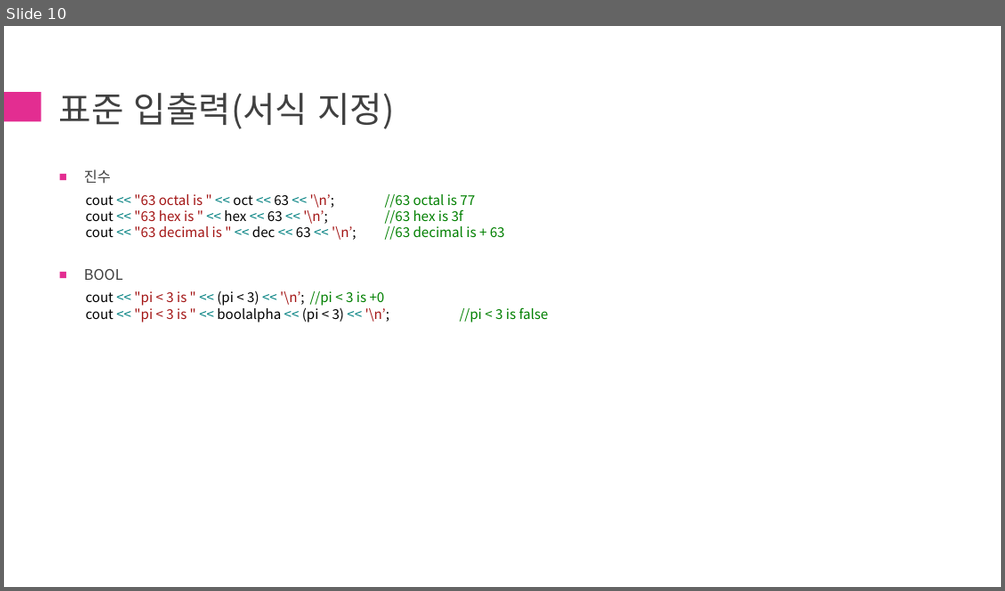
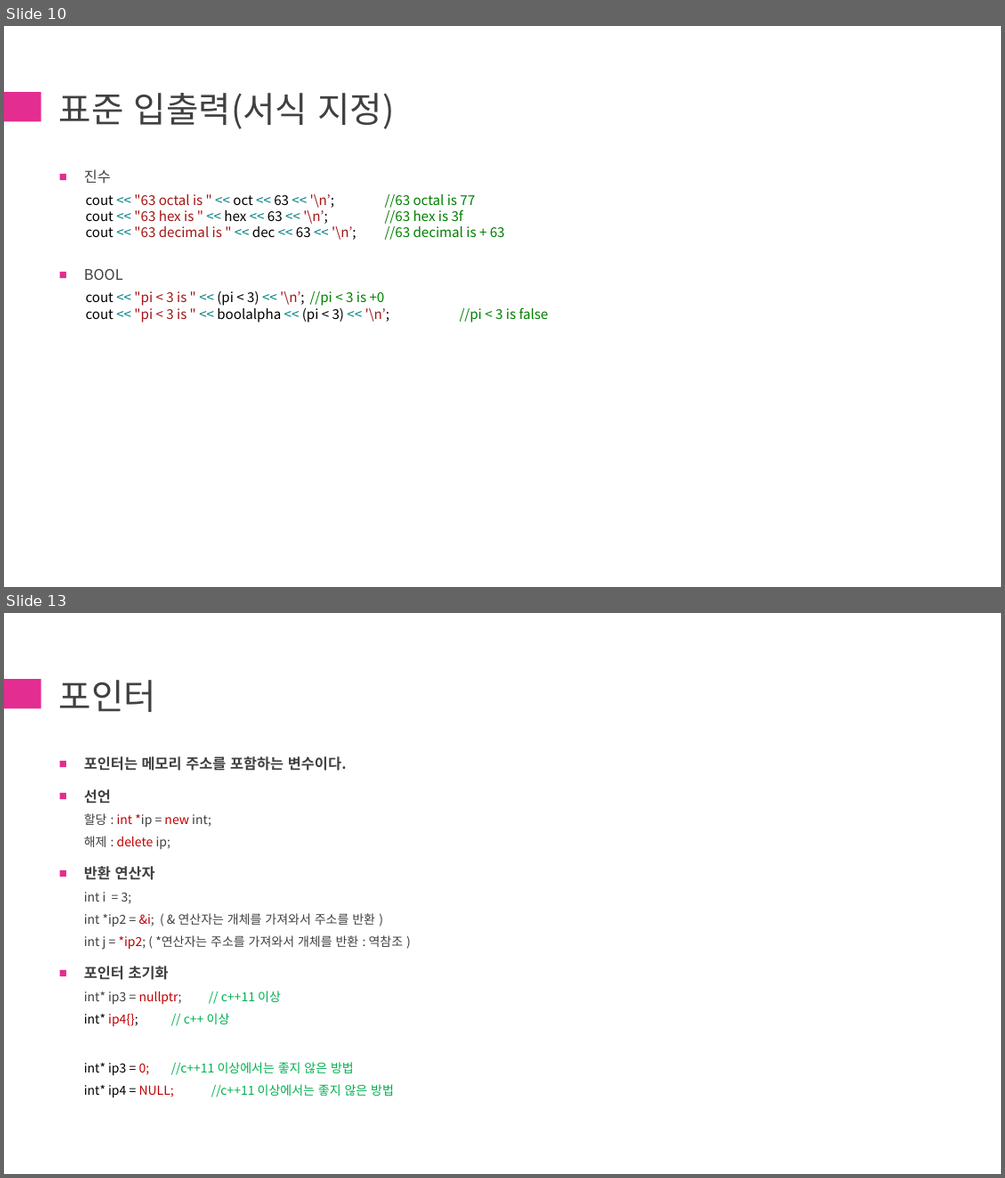
Before and after one commit to chaehanbyul/ModernCpp, a slide deck: 1st/[ModernCpp]1st.pptx. Shown one above the other, each under a label of ours: slide 10 before the commit, slides 10 and 13 after it; the slides between them are not shown. The pictures are 1005x591 and 1005x1178 pixels, drawn with LibreOffice and Linux fonts; fonts in the diff are those of the drawing. Boxes give left, top, right and bottom in pixels: in the first picture for what was removed or moved away, otherwise in the second. Text is boxed around its words. In the diff, an @@ line names an element or a change of style, - is before the commit and + after.

Commit message:
Update [ModernCpp]1st.pptx
I/O, 배열, 포인터 내용 추가

```diff
--- a/1st/[ModernCpp]1st.pptx
+++ b/1st/[ModernCpp]1st.pptx
@@ slide 13 added at bbox=[4, 613, 1001, 1174], background #FFFFFF; not listed: 1 template element that a slide beside it also shows @@
@@ title added at bbox=[59, 680, 156, 712], 34 pt, text #404040 @@
+포인터
@@ text added at bbox=[84, 756, 404, 1098], 12 pt, text #404040 @@
+■ 포인터는 메모리 주소를 포함하는 변수이다.
+■ 선언
+  할당 : int *ip = new int;
+  해제 : delete ip;
+■ 반환 연산자
+  int i = 3;
+  int *ip2 = &i; ( & 연산자는 개체를 가져와서 주소를 반환 )
+  int j = *ip2; ( *연산자는 주소를 가져와서 개체를 반환 : 역참조 )
+■ 포인터 초기화
+  int* ip3 = nullptr; // c++11 이상
+  int* ip4{}; // c++ 이상
+  int* ip3 = 0; //c++11 이상에서는 좋지 않은 방법
+  int* ip4 = NULL; //c++11 이상에서는 좋지 않은 방법
```
Also in this commit, not shown: 1 slide changed, 3 other slides added.
